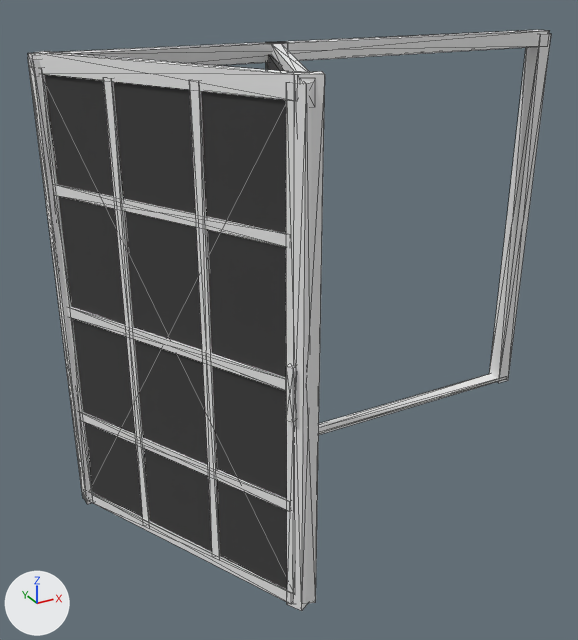
A saved change to the OBJ model 3DModels/contributions/contributions/accordionFoldDoors/accordionFoldDoors.obj.
Both versions are drawn from a 50 mm camera at (-2.76, -5.61, 2.45) aimed at (-0.03, -0.65, -0.03). The lights are fixed; the arrows at lower left show +X, +Y and +Z. The first picture is the older version. Mesh edges are drawn as thin lines. Where no turn or scale is listed for an object, it has been applied to the vertices.

The first picture shows 'accordionFoldDoors'.
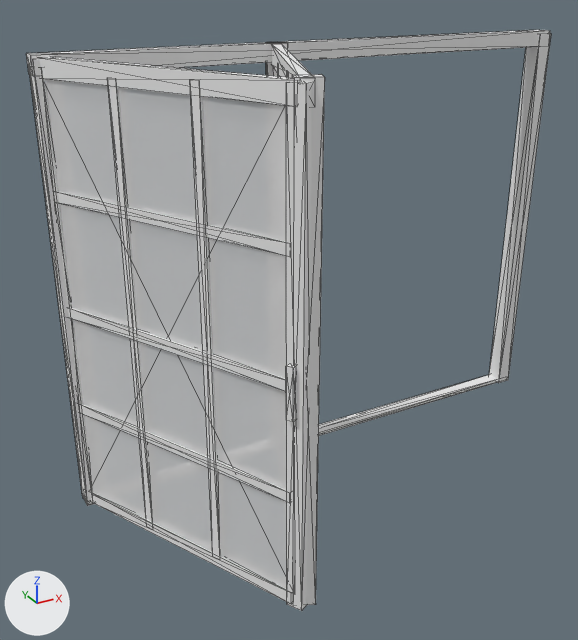
Pixel boxes [x1, y1, x2, y2] of what changed, in the pictures (578 x 640 px; the box of a moved part takes in the faces that stretch with it):
'accordionFoldDoors', recoloured, surface changed, reshaped
    before: [28, 30, 551, 611]
    after: [26, 30, 551, 611]
part 1 of me_accordionfolddoors, moved or reshaped
    before: [34, 51, 305, 100]
    after: [38, 57, 299, 106]
part 2 of me_accordionfolddoors, moved or reshaped
    before: [68, 307, 286, 391]
    after: [68, 308, 286, 392]
part 3 of me_accordionfolddoors, moved or reshaped
    before: [56, 184, 286, 247]
    after: [57, 192, 286, 256]
part 4 of me_accordionfolddoors, moved or reshaped
    before: [294, 71, 325, 604]
    after: [292, 74, 325, 605]
part 5 of me_accordionfolddoors, moved or reshaped
    before: [103, 77, 150, 521]
    after: [108, 86, 153, 523]
part 6 of me_accordionfolddoors, moved or reshaped
    before: [85, 374, 498, 504]
    after: [319, 375, 498, 436]
part 7 of me_accordionfolddoors, moved or reshaped
    before: [80, 412, 287, 510]
    after: [79, 404, 287, 502]
part 8 of me_accordionfolddoors, rebuilt
    before: [28, 30, 550, 65]
    after: [26, 30, 550, 76]
part 9 of me_accordionfolddoors, moved or reshaped (mostly hidden)
    before: [28, 54, 284, 501]
    after: [30, 63, 278, 506]

Edits to the bpy script that builds the scene:
```text
Change mat_glass:
    mat_glass.base_color: (0.0468, 0.0468, 0.0468) -> (0.9, 0.9, 0.9)  # dark grey #3d3d3d -> white #f3f3f3
    mat_glass.alpha: 1.0 -> 0.5
Change me_accordionfolddoors:
    used by ob_accordionfolddoors; location = (0.0, 0.0, 0.0)
    remove me_accordionfolddoors.from_pydata(...)  # 350 vertices, 600 faces; spans x -1.61..2.96, y -1.95..0.08, z -1.59..1.95
    add me_accordionfolddoors.from_pydata(...)  # 350 vertices, 600 faces; spans x -1.61..2.96, y -1.95..0.08, z -1.59..1.94
    me_accordionfolddoors part 1: the loose piece of 14 vertices spanning x -1.58..-0.59, y -1.9..0.0, z 1.82..1.95 is moved by (0.0, 0.0, -0.03)
    me_accordionfolddoors part 2: the loose piece of 14 vertices spanning x -1.58..-0.61, y -1.89..-0.01, z 0.1..0.18 is moved by (0.0, 0.0, -0.01)
    me_accordionfolddoors part 3: the loose piece of 14 vertices spanning x -1.58..-0.61, y -1.86..0.02, z 1.01..1.09 is moved by (0.0, 0.0, -0.05)
    me_accordionfolddoors part 4: the loose piece of 14 vertices spanning x -0.68..-0.49, y -1.95..-1.77, z -1.55..1.95 is moved by (0.0, 0.0, -0.02)
    me_accordionfolddoors part 5: the loose piece of 14 vertices spanning x -1.3..-1.2, y -0.67..-0.57, z -1.53..1.84 is moved by (0.02, -0.03, 0.0)
    me_accordionfolddoors part 6: the loose piece of 14 vertices spanning x -1.59..2.95, y -0.07..0.07, z -1.57..-1.54 is moved by (0.0, 0.0, -0.01)
    me_accordionfolddoors part 7: the loose piece of 14 vertices spanning x -1.59..-0.62, y -1.87..0.01, z -0.78..-0.71 is moved by (0.0, 0.0, 0.07)
    me_accordionfolddoors part 8: the loose piece of 14 vertices spanning x -1.59..2.95, y -0.07..0.07, z 1.81..1.94 is rebuilt with 14 vertices and now spans x -1.61..2.96, y -0.07..0.07, z 1.81..1.94
    me_accordionfolddoors part 9
    5 vertices in x -1.6..-1.48, y -0.08..0.08, z -1.53 move by (0.0, 0.0, -0.05)
    3 vertices in x -0.21..0.2, y -0.92..0.02, z -1.49..1.87 move by (0.04, -0.02, 0.0)
    3 vertices in x -0.25..0.16, y -0.9..0.04, z -1.49..1.87 move by (0.03, -0.02, 0.0)
    3 vertices in x -1.48..-1.03, y -0.92..0.02, z -1.48..1.87 move by (-0.04, -0.01, 0.0)
    5 vertices move from x -0.66..-0.58, y -1.87..-1.82, z -1.49..1.89 to x -0.63..-0.58, y -1.88..-1.84, z -1.49..1.89
    other edits to the shape of me_accordionfolddoors do not show in these pictures
```
